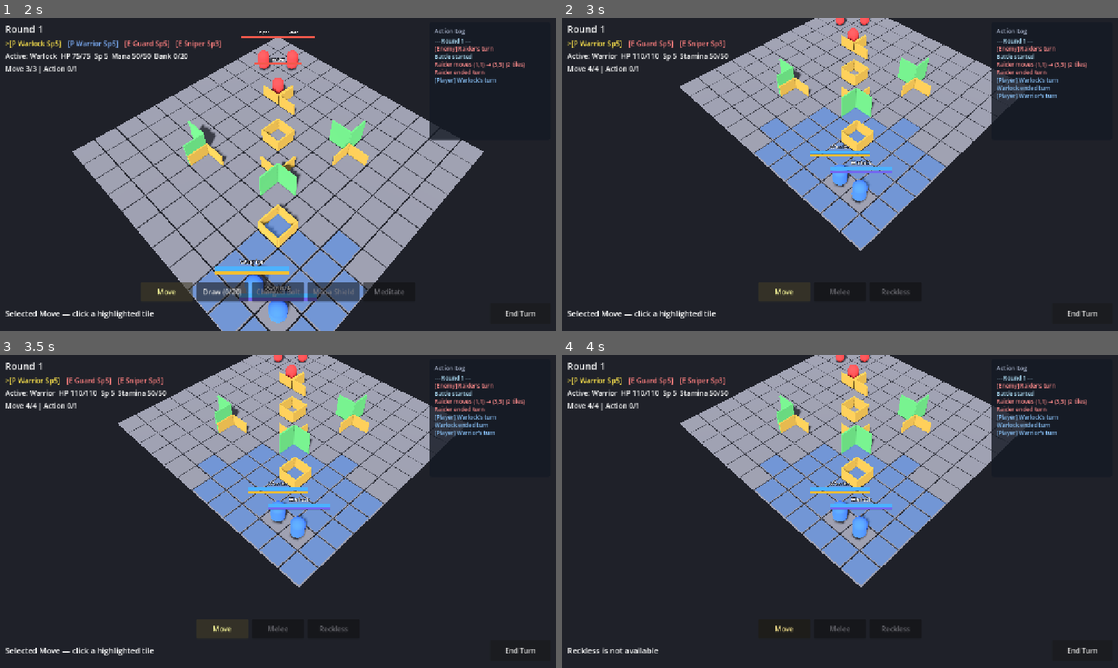
Above: before the commit, frames 1-4 (two rows, left to right).
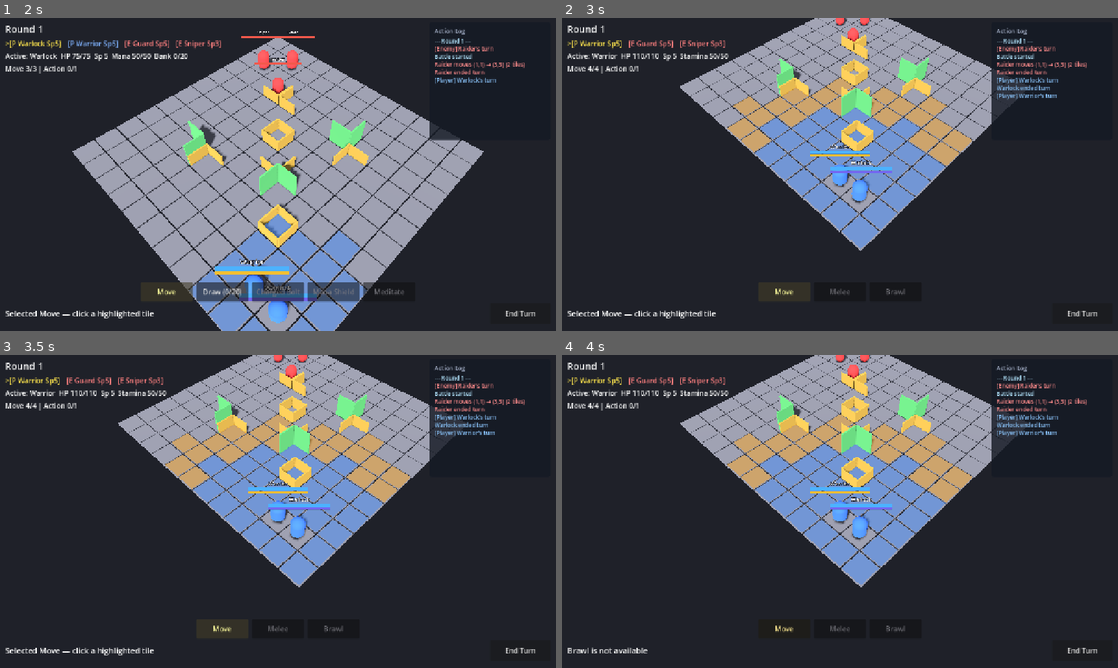
Above: after the commit, the same moments.

Repository: jabber484/battlechess-godot
Game: Godot game, scene res://scenes/battle/Battle.tscn
Same seed, same stepped clock (60 frames per second), same inputs: the game is played once before the commit and once after it.
Inputs (mouse positions are in pixels of both pictures, inside the frame that each line leads up to):
- Up to frame 1 (2 s): move the mouse to (400, 158) at 0.52 s; hold S (camera_pan_back) 0.53-1.25 s; click (400, 158) at 0.67 s; click "Move" at 1.25 s
- Up to frame 2 (3 s): click "End Turn" at 2 s; click "Move" at 2.75 s
- Up to frame 3 (3.5 s): no input
- Up to frame 4 (4 s): click (895, 630) at 3.5 s, where only the run before the commit has a clickable "Reckless"

Frame 1 is identical in both runs. In frame 2, 3.5% of the frame differs, in the area x 29-74%, y 19-89%; in frame 3, 3.5%; in frame 4, 3.6%, in the area x 1-74%, y 19-96%.

Commit message:
Implement Warrior Move and Brawl abilities, enhancing combat mechanics
- Introduced Warrior Move ability, allowing for movement with optional stamina overspend, replacing the standard Walk ability in the Warrior kit.
- Added Warrior Brawl ability, a once-per-turn free-action melee attack where the enemy strikes first, enhancing tactical options for Warriors.
- Updated related documentation to reflect changes in ability mechanics, including the new stamina management and combat interactions.
- Revised combat system to support the new Brawl ability, ensuring proper execution and feedback during gameplay.
- Adjusted enums and ability references to align with the new mechanics, improving overall clarity and consistency in the codebase.

Diff:
--- a/scripts/abilities/warrior_reckless_attack_ability_data.gd
+++ b/scripts/abilities/warrior_brawl_ability_data.gd
@@ -1,7 +1,7 @@
-class_name WarriorRecklessAttackAbilityData
+class_name WarriorBrawlAbilityData
 extends WarriorBasicAttackAbilityData
 
-## Reckless — once-per-turn free-action melee: enemy strikes first, then Warrior hits.
+## Brawl — once-per-turn free-action melee: enemy strikes first, then Warrior hits.
 ##
 ## Slot: ACTION / CostSlot.NONE (does not spend the action budget).
 ## Target: same as Melee (adjacent, not directional full cover).
@@ -13,8 +13,8 @@
 
 
 func _init() -> void:
-	id = &"warrior_reckless_attack"
-	display_name = "Reckless"
+	id = &"warrior_brawl"
+	display_name = "Brawl"
 	category = BattleEnums.AbilityCategory.ACTION
 	cost_slot = BattleEnums.CostSlot.NONE
 	attack_range = 1
@@ -72,7 +72,7 @@
 		"complete": Callable(),
 		"death_units": [unit, defender],
 		"defender": defender,
-		"presentation": BattleEnums.Presentation.RECKLESS_ATTACK,
+		"presentation": BattleEnums.Presentation.BRAWL,
 		"distance_penalty_per_tile": warrior_falloff,
 		"attack_range": warrior_range,
 		"range_metric": range_metric,
--- /dev/null
+++ b/scripts/abilities/warrior_move_ability_data.gd
@@ -0,0 +1,131 @@
+class_name WarriorMoveAbilityData
+extends SimpleMoveAbilityData
+
+## Warrior Move — Walk with optional stamina overspend.
+##
+## Slot: MOVE / CostSlot.MOVE.
+## Within `movement_remaining`: free (path cost only).
+## Beyond that: up to `extra_range` more octile budget this turn, at `stamina_per_tile` per
+## started unit of overflow path cost. Replaces shared Walk on the Warrior kit.
+
+@export var extra_range: float = 2.0
+@export var stamina_per_tile: int = 5
+
+## Octile overflow already paid with stamina this turn (cleared on turn start).
+var _extension_used: float = 0.0
+
+
+func _init() -> void:
+	id = &"warrior_move"
+	display_name = "Move"
+	category = BattleEnums.AbilityCategory.MOVE
+	cost_slot = BattleEnums.CostSlot.MOVE
+
+
+func on_turn_started(_unit: Unit) -> void:
+	_extension_used = 0.0
+
+
+func can_activate(unit: Unit, ctx: AbilityContext) -> bool:
+	if unit == null or ctx == null or ctx.turn_manager == null:
+		return false
+	if not ctx.turn_manager.owns_turn(unit) or ctx.turn_manager.is_busy():
+		return false
+	if unit.can_move_more():
+		return true
+	return GridMath.cost_within_budget(GridMath.CARDINAL_COST, _affordable_extension(unit))
+
+
+func get_target_tiles(unit: Unit, ctx: AbilityContext) -> Array[Vector2i]:
+	if unit == null or ctx == null or ctx.pathfinding == null:
+		return []
+	return ctx.pathfinding.get_reachable_tiles(unit, _move_budget(unit))
+
+
+## Tiles reachable only by spending stamina (beyond `movement_remaining`).
+func get_stamina_overspend_tiles(unit: Unit, ctx: AbilityContext) -> Array[Vector2i]:
+	var result: Array[Vector2i] = []
+	if unit == null or ctx == null or ctx.pathfinding == null:
+		return result
+	var free_budget := unit.movement_remaining
+	if _move_budget(unit) <= free_budget + GridMath.COST_EPSILON:
+		return result
+	var free_set: Dictionary = {}
+	for pos in ctx.pathfinding.get_reachable_tiles(unit, free_budget):
+		free_set[pos] = true
+	for pos in get_target_tiles(unit, ctx):
+		if free_set.has(pos):
+			continue
+		result.append(pos)
+	return result
+
+
+func is_valid_target(unit: Unit, target_pos: Vector2i, ctx: AbilityContext) -> bool:
+	if unit == null or ctx == null or ctx.pathfinding == null:
+		return false
+	if target_pos == unit.grid_pos:
+		return false
+	return ctx.pathfinding.is_reachable(unit, target_pos, _move_budget(unit))
+
+
+func build_execution(unit: Unit, target_pos: Vector2i, ctx: AbilityContext) -> Dictionary:
+	var empty := {
+		"commit": Callable(),
+		"present": Callable(),
+		"complete": Callable(),
+		"death_units": [],
+		"path": [],
+	}
+	if unit == null or ctx == null or ctx.pathfinding == null or ctx.grid_system == null:
+		return empty
+	var path: Array[Vector2i] = ctx.pathfinding.find_path(unit.grid_pos, target_pos, unit)
+	if path.size() < 2:
+		return empty
+	var path_cost: float = GridMath.path_cost(path)
+	var overflow := _overflow_cost(unit, path_cost)
+	var stamina_tiles := 0
+	if overflow > GridMath.COST_EPSILON:
+		stamina_tiles = int(ceil(overflow - GridMath.COST_EPSILON))
+	var stamina_cost := stamina_tiles * stamina_per_tile
+	var from := unit.grid_pos
+	var turn_manager := ctx.turn_manager
+	var grid_system := ctx.grid_system
+	var execution := {
+		"commit": Callable(),
+		"present": Callable(),
+		"complete": Callable(),
+		"death_units": [unit],
+		"path": path,
+		"presentation": BattleEnums.Presentation.MOVE,
+	}
+	execution["commit"] = func() -> bool:
+		if stamina_cost > 0:
+			if not unit.spend_resource(stamina_cost, BattleEnums.UnitResource.STAMINA):
+				return false
+		_extension_used += overflow
+		grid_system.move_occupant(from, target_pos, unit, false)
+		return true
+	execution["complete"] = func() -> void:
+		if turn_manager:
+			turn_manager.notify_moved(unit, path_cost)
+	return execution
+
+
+func _move_budget(unit: Unit) -> float:
+	return unit.movement_remaining + _affordable_extension(unit)
+
+
+func _affordable_extension(unit: Unit) -> float:
+	var left := maxf(0.0, extra_range - _extension_used)
+	if left <= GridMath.COST_EPSILON or stamina_per_tile <= 0:
+		return 0.0
+	var stamina := unit.get_resource(BattleEnums.UnitResource.STAMINA)
+	var from_stamina := floorf(float(stamina) / float(stamina_per_tile))
+	return minf(left, from_stamina)
+
+
+func _overflow_cost(unit: Unit, path_cost: float) -> float:
+	var free := minf(path_cost, unit.movement_remaining)
+	var overflow := maxf(0.0, path_cost - free)
+	var left := maxf(0.0, extra_range - _extension_used)
+	return minf(overflow, left)
--- a/scripts/battle/battle_controller.gd
+++ b/scripts/battle/battle_controller.gd
@@ -474,7 +474,24 @@
 		BattleEnums.AbilityCategory.MOVE:
 			battle_ui.set_hit_chance("")
 			var move_tiles := ability.get_target_tiles(active, _ability_ctx)
-			if not move_tiles.is_empty():
+			if ability is WarriorMoveAbilityData:
+				var warrior_move := ability as WarriorMoveAbilityData
+				var stamina_tiles: Array[Vector2i] = warrior_move.get_stamina_overspend_tiles(
+					active, _ability_ctx
+				)
+				var stamina_set: Dictionary = {}
+				for pos in stamina_tiles:
+					stamina_set[pos] = true
+				var free_tiles: Array[Vector2i] = []
+				for pos in move_tiles:
+					if stamina_set.has(pos):
+						continue
+					free_tiles.append(pos)
+				if not free_tiles.is_empty():
+					grid_view.show_reachable(free_tiles)
+				if not stamina_tiles.is_empty():
+					grid_view.show_stamina_reachable(stamina_tiles)
+			elif not move_tiles.is_empty():
 				grid_view.show_reachable(move_tiles)
 			if ability == _selected_ability:
 				_refresh_move_hover_preview(active)
--- a/scripts/battle/battle_presenter.gd
+++ b/scripts/battle/battle_presenter.gd
@@ -57,8 +57,8 @@
 			_enhance_move(unit, target_pos, execution)
 		BattleEnums.Presentation.ATTACK:
 			_enhance_attack(unit, execution)
-		BattleEnums.Presentation.RECKLESS_ATTACK:
-			_enhance_reckless_attack(unit, execution)
+		BattleEnums.Presentation.BRAWL:
+			_enhance_brawl(unit, execution)
 		BattleEnums.Presentation.DRAW:
 			_enhance_draw(unit, execution)
 		BattleEnums.Presentation.SELF_BUFF:
@@ -148,7 +148,7 @@
 		focus_grid_pos(unit.grid_pos)
 
 
-func _enhance_reckless_attack(unit: Unit, execution: Dictionary) -> void:
+func _enhance_brawl(unit: Unit, execution: Dictionary) -> void:
 	var defender = execution.get("defender", null)
 	if not defender is Unit:
 		return
@@ -222,7 +222,7 @@
 			if prior_complete.is_valid():
 				prior_complete.call()
 			_battle_ui.append_log(
-				"%s recklessly attacks %s (enemy strikes first)" % [
+				"%s brawls %s (enemy strikes first)" % [
 					unit.display_name,
 					target.display_name,
 				],
--- a/scripts/data/default_battle_setup.gd
+++ b/scripts/data/default_battle_setup.gd
@@ -5,8 +5,9 @@
 const UnitStatsData := preload("res://scripts/data/unit_stats.gd")
 const SimpleMoveAbilityDataScript := preload("res://scripts/abilities/simple_move_ability_data.gd")
 const SimpleAttackAbilityDataScript := preload("res://scripts/abilities/simple_attack_ability_data.gd")
+const WarriorMoveAbilityDataScript := preload("res://scripts/abilities/warrior_move_ability_data.gd")
 const WarriorBasicAttackAbilityDataScript := preload("res://scripts/abilities/warrior_basic_attack_ability_data.gd")
-const WarriorRecklessAttackAbilityDataScript := preload("res://scripts/abilities/warrior_reckless_attack_ability_data.gd")
+const WarriorBrawlAbilityDataScript := preload("res://scripts/abilities/warrior_brawl_ability_data.gd")
 const WarriorStaminaShieldAbilityDataScript := preload("res://scripts/abilities/warrior_stamina_shield_ability_data.gd")
 const WarriorStaminaRechargeAbilityDataScript := preload("res://scripts/abilities/warrior_stamina_recharge_ability_data.gd")
 const WarlockDrawManaAbilityDataScript := preload("res://scripts/abilities/warlock_draw_mana_ability_data.gd")
@@ -79,9 +80,9 @@
 	stats.resource_id = BattleEnums.UnitResource.STAMINA
 	stats.max_resource = 50
 	var abilities: Array[AbilityData] = []
-	abilities.append(SimpleMoveAbilityDataScript.new())
+	abilities.append(WarriorMoveAbilityDataScript.new())
 	abilities.append(WarriorBasicAttackAbilityDataScript.new())
-	abilities.append(WarriorRecklessAttackAbilityDataScript.new())
+	abilities.append(WarriorBrawlAbilityDataScript.new())
 	abilities.append(WarriorStaminaShieldAbilityDataScript.new())
 	abilities.append(WarriorStaminaRechargeAbilityDataScript.new())
 	stats.abilities = abilities
--- a/scripts/data/enums.gd
+++ b/scripts/data/enums.gd
@@ -21,7 +21,8 @@
 ## Attack reach rings: melee stays Chebyshev; ranged uses Euclidean (√(dx²+dy²)).
 enum RangeMetric { CHEBYSHEV, EUCLIDEAN }
 
-enum Presentation { NONE, MOVE, ATTACK, RECKLESS_ATTACK, DRAW, SELF_BUFF }
+## Presentation kinds for BattlePresenter (MOVE, ATTACK, Brawl, etc.).
+enum Presentation { NONE, MOVE, ATTACK, BRAWL, DRAW, SELF_BUFF }
 
 const DIRECTION_VECTORS: Array[Vector2i] = [
 	Vector2i(0, -1), # NORTH
--- a/scripts/systems/combat_system.gd
+++ b/scripts/systems/combat_system.gd
@@ -125,7 +125,7 @@
 
 ## Turn gates for commit_attack:
 ## - require_action: attacker must own the turn and have an ACTION remaining (normal attacks)
-## - require_own_turn: attacker must own the turn (free-action attacks like Reckless)
+## - require_own_turn: attacker must own the turn (free-action attacks like Brawl)
 ## - interrupt: no turn/action budget checks (retaliation mid-exchange)
 func commit_attack(
 	attacker: Unit,
--- a/scripts/systems/grid_view.gd
+++ b/scripts/systems/grid_view.gd
@@ -19,6 +19,8 @@
 const HALF_COVER_COLOR := Color(0.75, 0.6, 0.25)
 const FULL_COVER_COLOR := Color(0.35, 0.7, 0.4)
 const REACHABLE_COLOR := Color(0.3, 0.55, 0.95, 0.55)
+## Warrior Move tiles past free move budget (stamina overspend) — amber to match stamina HUD.
+const STAMINA_REACHABLE_COLOR := Color(0.95, 0.65, 0.2, 0.55)
 const ATTACKABLE_COLOR := Color(0.95, 0.35, 0.3, 0.55)
 const RANGE_COLOR := Color(0.95, 0.75, 0.3, 0.28)
 const PATH_COLOR := Color(0.35, 0.95, 0.95, 0.7)
@@ -92,6 +94,10 @@
 
 func show_reachable(tiles: Array[Vector2i]) -> void:
 	_show_colored(tiles, REACHABLE_COLOR)
+
+
+func show_stamina_reachable(tiles: Array[Vector2i]) -> void:
+	_show_colored(tiles, STAMINA_REACHABLE_COLOR)
 
 
 func show_attackable(tiles: Array[Vector2i]) -> void:
--- a/scripts/systems/pathfinding_system.gd
+++ b/scripts/systems/pathfinding_system.gd
@@ -12,15 +12,16 @@
 	grid_system = get_node(grid_system_path) as GridSystem
 
 
-func get_reachable_tiles(unit: Unit) -> Array[Vector2i]:
+## Reachable tiles within `budget` octile path cost. Pass `budget < 0` to use `unit.movement_remaining`.
+func get_reachable_tiles(unit: Unit, budget: float = -1.0) -> Array[Vector2i]:
 	var result: Array[Vector2i] = []
 	if unit == null or unit.is_dead():
 		return result
-	var budget := unit.movement_remaining
-	var costs := _dijkstra_costs(unit.grid_pos, unit, budget)
+	var move_budget := unit.movement_remaining if budget < 0.0 else budget
+	var costs := _dijkstra_costs(unit.grid_pos, unit, move_budget)
 	for pos in costs:
 		var cost: float = costs[pos]
-		if cost > GridMathScript.COST_EPSILON and GridMathScript.cost_within_budget(cost, budget):
+		if cost > GridMathScript.COST_EPSILON and GridMathScript.cost_within_budget(cost, move_budget):
 			result.append(pos)
 	return result
 
@@ -77,8 +78,8 @@
 	return path
 
 
-func is_reachable(unit: Unit, target: Vector2i) -> bool:
-	return get_reachable_tiles(unit).has(target)
+func is_reachable(unit: Unit, target: Vector2i, budget: float = -1.0) -> bool:
+	return get_reachable_tiles(unit, budget).has(target)
 
 
 func _dijkstra_costs(start: Vector2i, mover: Unit, budget: float) -> Dictionary:
--- a/scripts/units/unit.gd
+++ b/scripts/units/unit.gd
@@ -250,7 +250,7 @@
 	for ability in abilities:
 		if ability == null:
 			continue
-		# Passives (recharge, etc.) and ACTION kits with per-turn state (e.g. Reckless).
+		# Passives (recharge, etc.) and ACTION kits with per-turn state (e.g. Brawl).
 		ability.on_turn_started(self)
 
 
Renamed: scripts/abilities/warrior_reckless_attack_ability_data.gd.uid -> scripts/abilities/warrior_brawl_ability_data.gd.uid
Not shown, added: scripts/abilities/warrior_move_ability_data.gd.uid
Not shown, changed: .cursor/rules/abilities.mdc
Not shown, changed: docs/warrior.md
